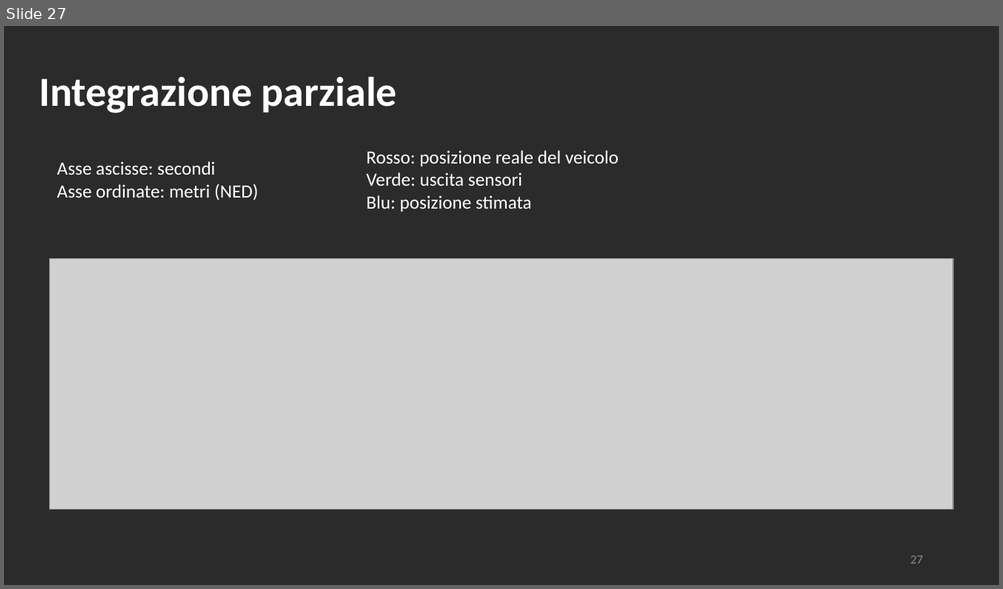
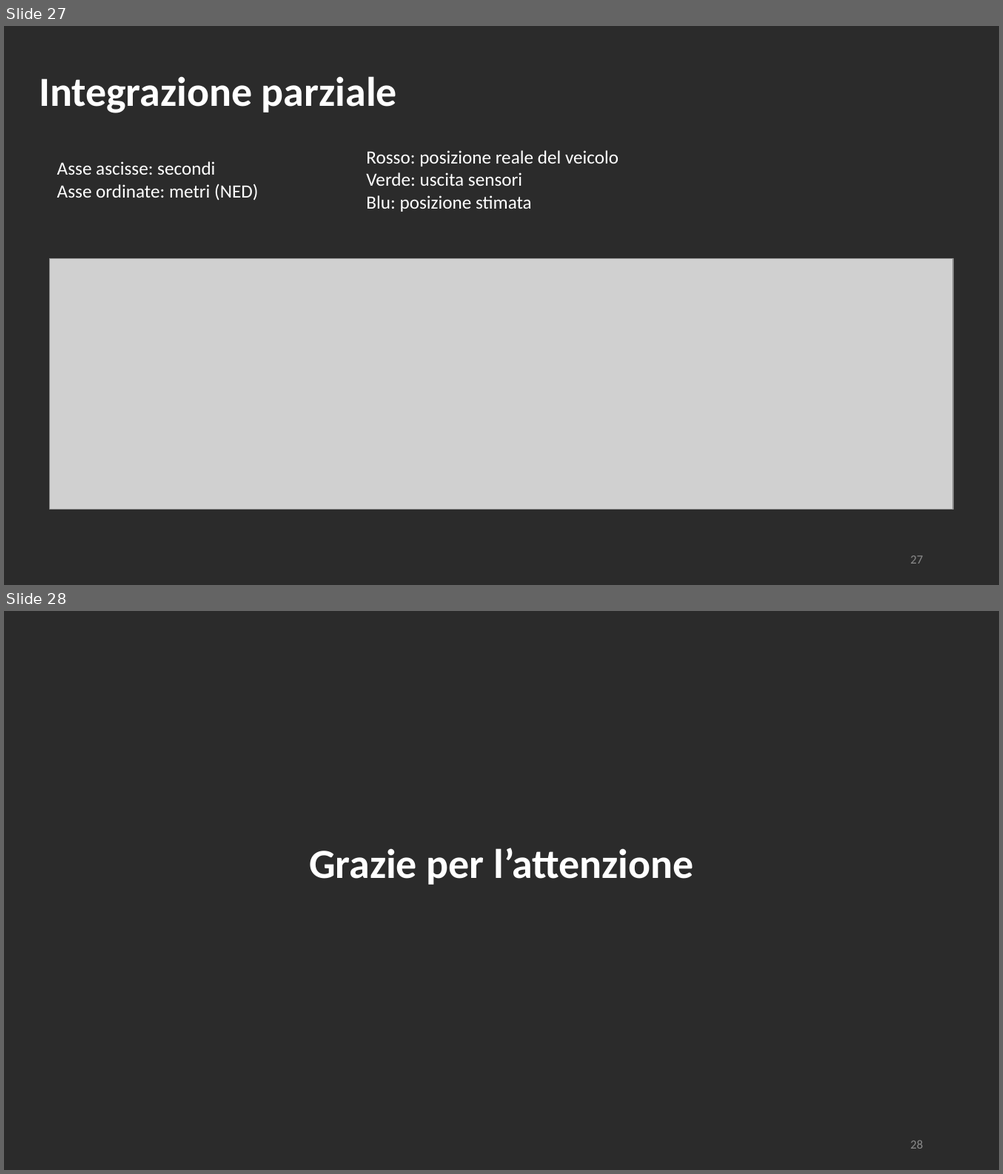
Before and after one commit to polifab/Subacquei_modello, a slide deck: presentazione.pptx. Shown one above the other, each under a label of ours: slide 27 before the commit, slides 27 and 28 after it. The pictures are 1003x589 and 1003x1174 pixels, drawn with LibreOffice and Linux fonts; fonts in the diff are those of the drawing; grey boxes stand for pictures; background and template pictures are left out; a plain dark background stands for a picture behind light text. Boxes give left, top, right and bottom in pixels: in the first picture for what was removed or moved away, otherwise in the second. Text is boxed around its words. In the diff, an @@ line names an element or a change of style, - is before the commit and + after.

```diff
--- a/presentazione.pptx
+++ b/presentazione.pptx
@@ slide 28 added at [4, 611, 999, 1170], background picture (left out) @@
@@ text added at [309, 848, 694, 885], 40 pt, text #FFFFFF, bold @@
+Grazie per l’attenzione
@@ page number added at [910, 1141, 922, 1149], 12 pt, text #8C8C8C @@
+28
```
Also in this commit, not shown: 9 slides changed.
